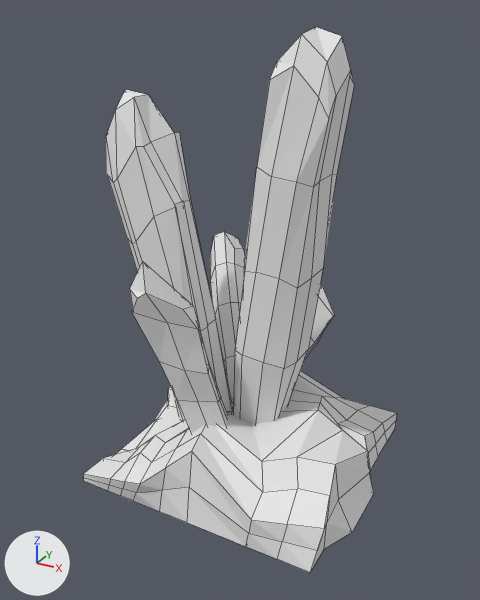
What one commit did to the Blender file models/cave/crystals01/crystals03.blend.
Rendered twice from a 50 mm camera at (1.47, -2.31, 1.82) aimed at (0.21, -0.02, 0.68). Lighting does not change. The marker at lower left points along +X, +Y and +Z. Mesh edges are drawn as thin lines.
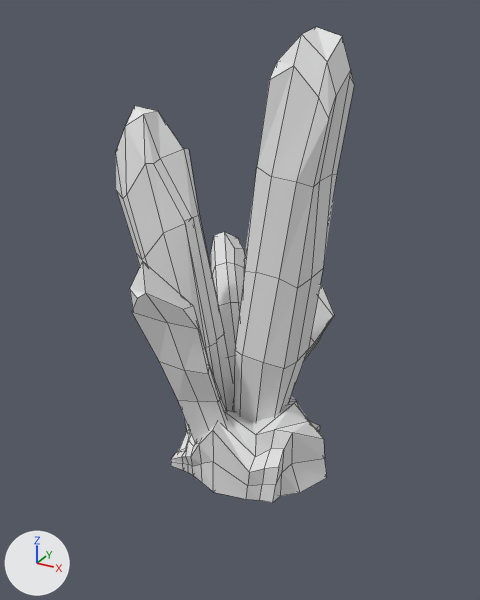
Where the newer file only moved an object's origin or applied its transform, the numbers keep the older frame.

Boxes (x1, y1, x2, y2) around the edits, measured in the pictures (480 x 600 px):
'base', reshaped, rescaled
    before: (83, 371, 397, 572)
    after: (171, 396, 327, 503)
'crystal02', mesh moved
    before: (106, 89, 232, 420)
    after: (116, 106, 233, 434)

The change, as a diff of the scene's bpy script:
```diff
--- a/models/cave/crystals01/crystals03.blend.py
+++ b/models/cave/crystals01/crystals03.blend.py
@@ me_cube_004 @@
 # used by ob_base; location = (0.246, 0.0, 0.0); rotation_euler = (0.0, 0.0, 1.571), in degrees (0, 0, 90); scale = (1.2, 1.0, 1.0)
-me_cube_004.from_pydata(...)  # 180 vertices, 178 faces; spans x -0.483..0.455, y -0.614..0.547, z -0.115..0.23
+me_cube_004.from_pydata(...)  # 180 vertices, 178 faces; spans x -0.419..0.45, y -0.598..0.531, z -0.115..0.23
+# me_cube_004 part 1: 160 of 180 vertices moved; they spanned x -0.483..0.455, y -0.614..0.547, z -0.115..0.197 and now span x -0.419..0.45, y -0.598..0.531, z -0.115..0.197; mean shift (-0.002, -0.002, 0.0); largest move (0.45, -0.547, -0.028) -> (0.314, -0.383, -0.028)
 me_cube_004.materials.append(mat_material)
@@ me_cube @@
 me_cube.from_pydata(...)  # 74 vertices, 72 faces; spans x -0.26..0.45, y -0.18..0.16, z -0.99..0.53
 # used by ob_crystal02; location = (-0.21, 0.0, 0.974); scale = (0.784, 0.784, 1.0)
+# me_cube part 2: the whole mesh is moved by (0.06, 0.0, -0.06)
 me_cube.materials.append(mat_material)
@@ ob_base @@
 ob_base.rotation_euler = (0.0, 0.0, 1.571)  # degrees (0, 0, 90)
-ob_base.scale = (1.2, 1.0, 1.0)
+ob_base.scale = (0.795, 0.664, 1.0)
```
